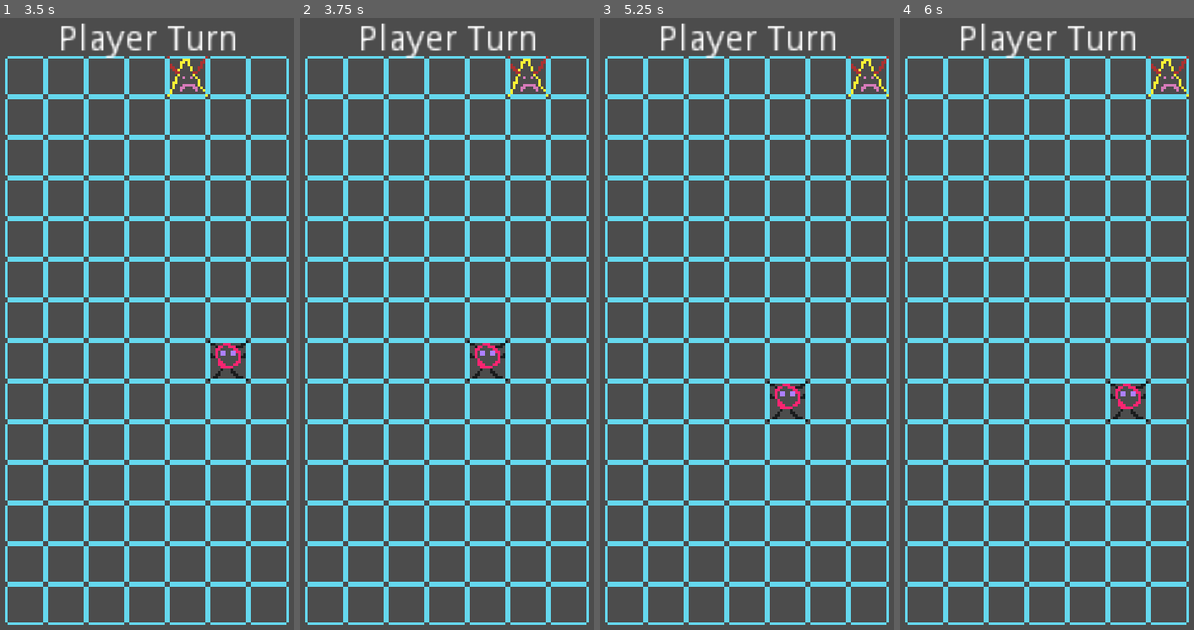
Above: before the commit, frames 1-4 (left to right).
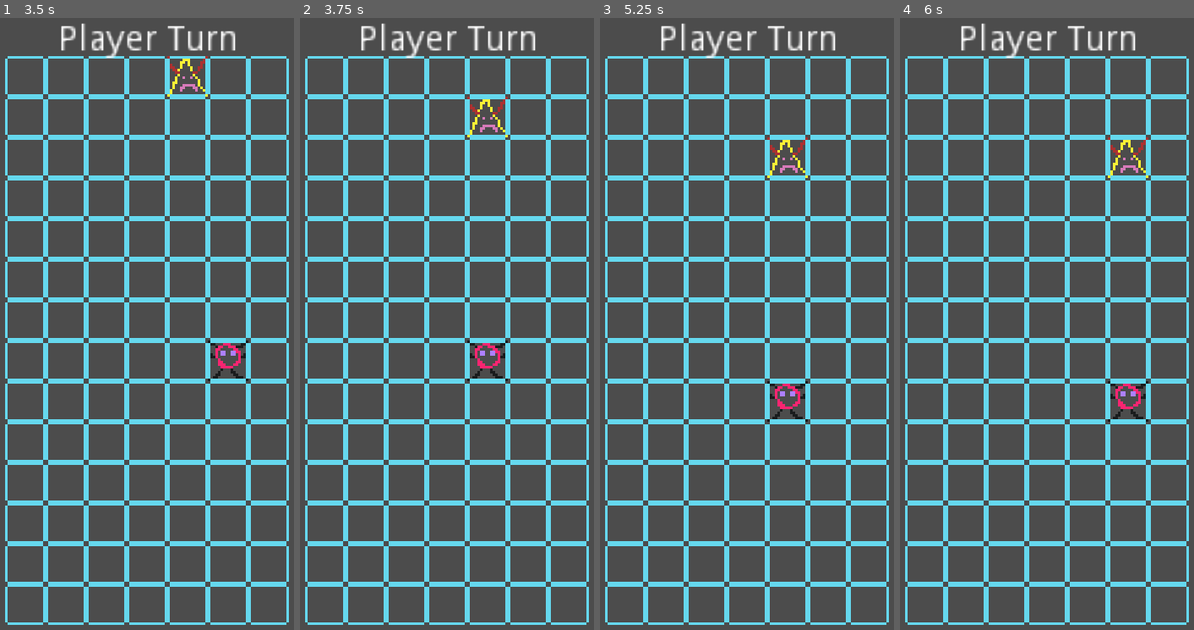
Above: after the commit, the same moments.

Repository: rivergillis/kinda-2048
Game: Godot game, scene res://scenes/Main.tscn
Two runs of this game, one before a commit and one after it. Both use one fixed random seed, a clock stepped at 60 frames per second and the inputs below.
Inputs:
- Up to frame 1 (3.5 s): tap Enter at 0.5, 2 s; hold Right (move_right) 0.53-1.28 s; tap Space at 1.25, 2.75 s; hold Down (move_down) 1.28-2.03 s; hold Right (move_right) 2.03-2.78 s; hold Up (move_up) from 2.78 s (still down)
- Up to frame 2 (3.75 s): tap Enter at 3.5 s; release Up (move_up) at 3.53 s; hold Left (move_left) from 3.53 s (still down)
- Up to frame 3 (5.25 s): tap Space at 4.25 s; release Left (move_left) at 5.03 s; hold Down (move_down) from 5.03 s (still down)
- Up to frame 4 (6 s): release Down (move_down) at 5.78 s; hold Right (move_right) from 5.78 s (still down)

Frame 1 is identical in both runs. In frame 2, 0.4% of the frame differs, in the area x 56-85%, y 6-20%; in frame 3, 0.4%; in frame 4, 0.4%.

Commit message:
enemy moves towards player

Diff:
--- a/scenes/Main.tscn
+++ b/scenes/Main.tscn
@@ -5,7 +5,7 @@
 [ext_resource path="res://scripts/dbg/TurnLabel.gd" type="Script" id=3]
 [ext_resource path="res://scenes/Enemy.tscn" type="PackedScene" id=4]
 
-[node name="Node2D" type="Node2D"]
+[node name="Main" type="Node2D"]
 
 [node name="WorldGen" parent="." instance=ExtResource( 2 )]
 
--- a/scripts/Enemy.gd
+++ b/scripts/Enemy.gd
@@ -3,6 +3,10 @@
 class_name Enemy
 
 var current_tile: TileInfo = TileInfo.new()
+var player_tile: TileInfo = TileInfo.new()
+
+func _ready() -> void:
+	$"../Player".connect("player_moved", self, "on_player_moved")
 
 func _process(delta: float) -> void:
 	if GameState.turn == GameState.TurnState.AI_TURN:
@@ -10,9 +14,12 @@
 
 # warning-ignore:unused_argument
 func process_ai_turn(delta: float) -> void:
-	print("I'm the enemy")
-
-	current_tile.x += 1
+	var xdiff = clamp(player_tile.x - current_tile.x, -1, 1)
+	var ydiff = clamp(player_tile.y - current_tile.y, -1, 1)
+	if xdiff != 0:
+		current_tile.x += xdiff
+	elif ydiff != 0:
+		current_tile.y += ydiff
 	current_tile = Utils.clamp_tile_position(current_tile)
 	position = Utils.screen_tile_to_px(current_tile)
 	GameState.turn = GameState.TurnState.PLAYER_TURN
@@ -22,3 +29,6 @@
 	current_tile.y = 1
 	position = Utils.screen_tile_to_px(current_tile)
 	visible = true
+
+func on_player_moved(target_tile: TileInfo) -> void:
+	player_tile = target_tile
--- a/scripts/Player.gd
+++ b/scripts/Player.gd
@@ -1,6 +1,8 @@
 extends KinematicBody2D
 
 class_name Player
+
+signal player_moved(target_tile)
 
 var current_tile: TileInfo = TileInfo.new()
 
@@ -27,6 +29,7 @@
 	# set to the AI's turn.
 	position = Utils.screen_tile_to_px(target_tile)
 	if !current_tile.equals(target_tile):
+		emit_signal("player_moved", target_tile)
 		GameState.turn = GameState.TurnState.AI_TURN
 	current_tile = target_tile
 
